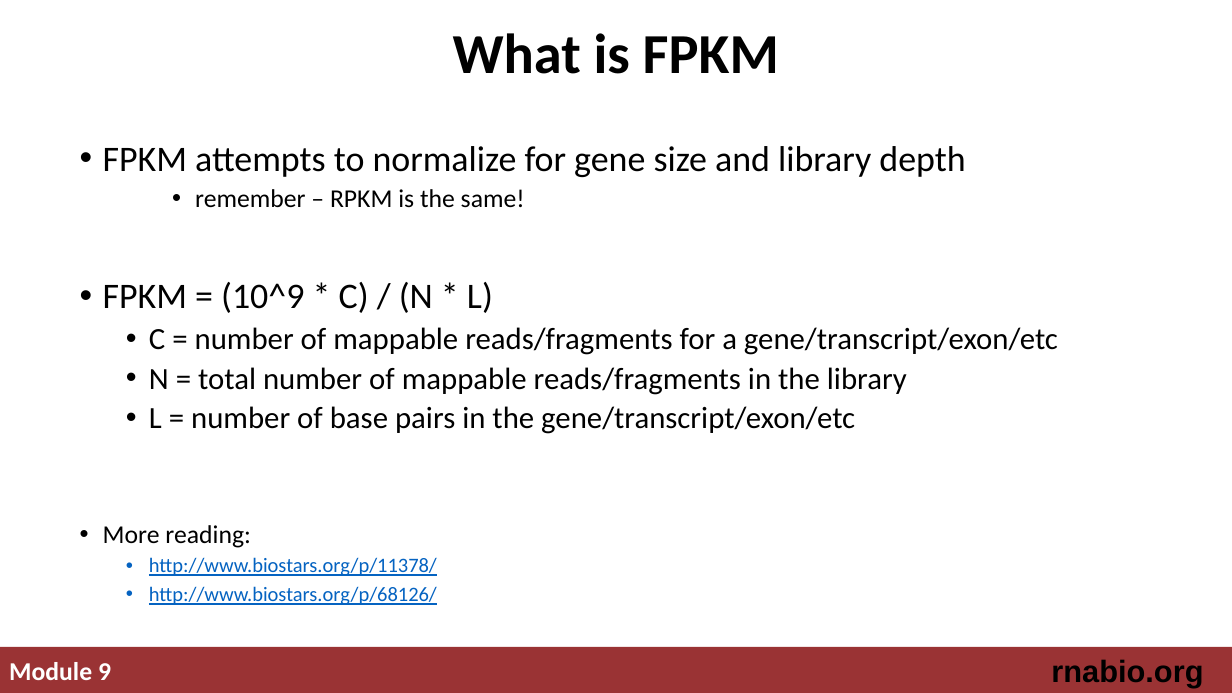
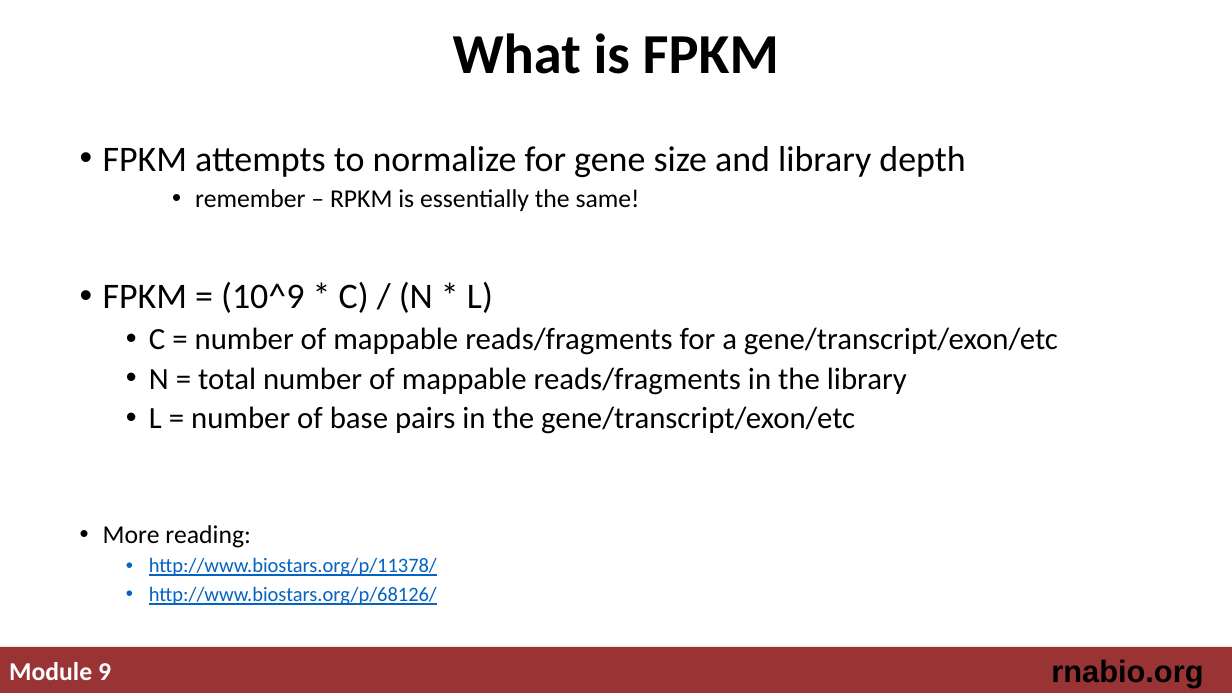
Before and after one commit to griffithlab/rnabio.org, a slide deck: slide 5 of assets/lectures/cbw-cshl/2019/mini/RNASeq_MiniLecture_09_01_AbundanceEstimation.pptx. Drawn at 1232x693 pixels with LibreOffice and Linux fonts; fonts in the diff are those of the drawing. Boxes give left, top, right and bottom in pixels: in the first picture for what was removed or moved away, otherwise in the second. Text is boxed around its words. In the diff, an @@ line names an element or a change of style, - is before the commit and + after.

```diff
--- a/assets/lectures/cbw-cshl/2019/mini/RNASeq_MiniLecture_09_01_AbundanceEstimation.pptx
+++ b/assets/lectures/cbw-cshl/2019/mini/RNASeq_MiniLecture_09_01_AbundanceEstimation.pptx
@@ text at [195,189,640,211]: text changed @@
-    • remember – RPKM is the same!
+    • remember – RPKM is essentially the same!
```
Also in this commit, not shown: 4 other files.
